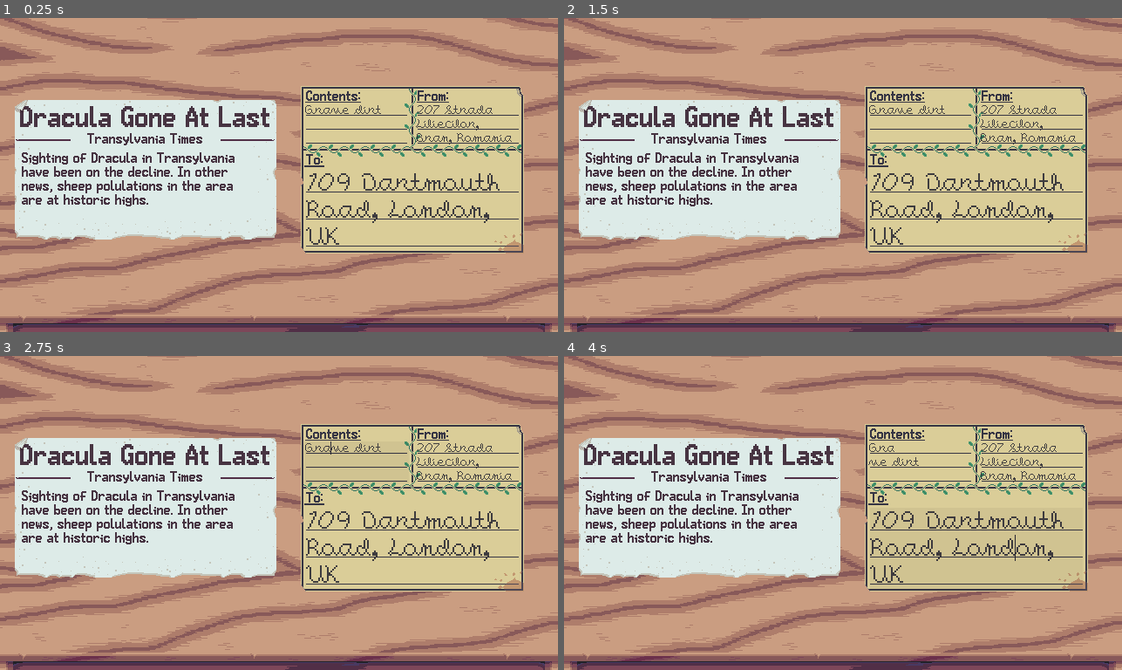
Above: before the commit, frames 1-4 (two rows, left to right).
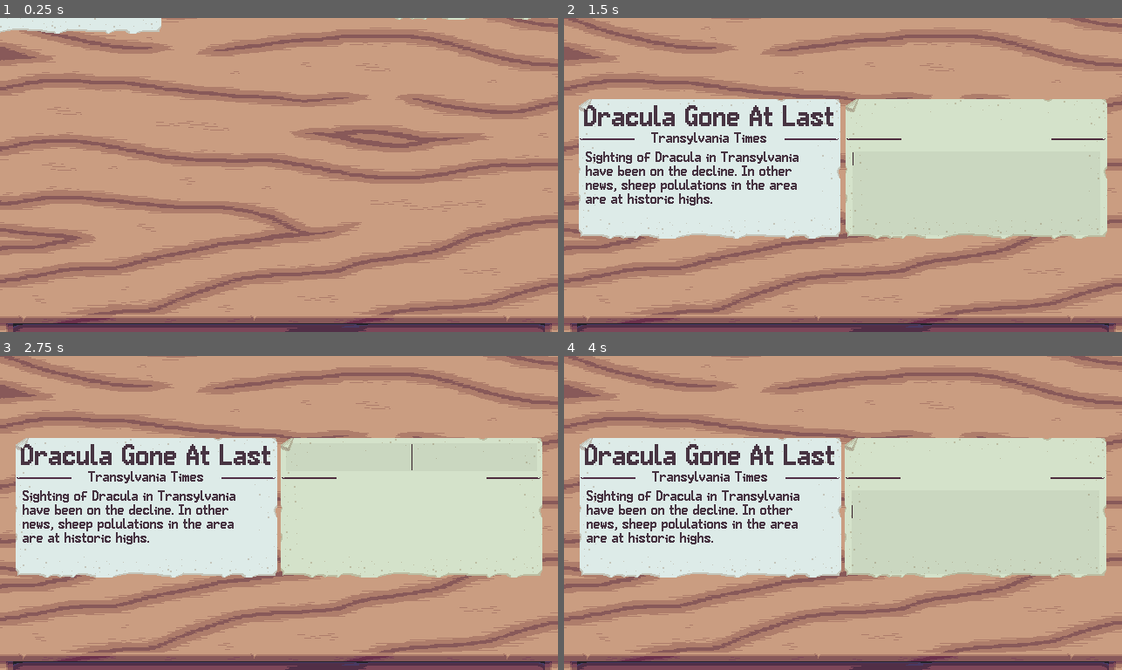
Above: after the commit, the same moments.

Repository: AverageStardust/the-count-is-down
Game: Godot game, scene res://desk.tscn
Two runs of this game, one before a commit and one after it. Both use one fixed random seed, a clock stepped at 60 frames per second and the inputs below. The engine's default icon, where the game draws it, is replaced by a stand-in: a white triangle on a blue panel in a dark square.
Inputs (mouse positions are in pixels of both pictures, inside the frame that each line leads up to):
- Up to frame 1 (0.25 s): no input
- Up to frame 2 (1.5 s): move the mouse to (965, 159) at 0.52 s; click (965, 159) at 0.67 s; move the mouse to (731, 190) at 1.27 s; click (731, 190) at 1.42 s
- Up to frame 3 (2.75 s): tap Enter at 2 s; move the mouse to (334, 443) at 2.02 s; click (334, 443) at 2.17 s
- Up to frame 4 (4 s): tap Space at 2.75 s; move the mouse to (815, 575) at 2.77 s; click (815, 575) at 2.92 s; tap Enter at 3.5 s; move the mouse to (1010, 560) at 3.52 s; click (1010, 560) at 3.67 s

The runs differ from the first frame. In frame 1, 43% of the frame differs, in the area x 0-96%, y 0-75%; in frame 2, 26%; in frame 3, 26%; in frame 4, 26%.

Commit message:
add document dragging

Diff:
--- a/desk.tscn
+++ b/desk.tscn
@@ -1,9 +1,8 @@
 [gd_scene format=3 uid="uid://wcev8pe0b7q7"]
 
 [ext_resource type="Texture2D" uid="uid://dodr3xm28uy2x" path="res://icon.svg" id="1_ep8l3"]
+[ext_resource type="Script" uid="uid://omd48a3o3ann" path="res://scripts/desk.gd" id="1_se7ci"]
 [ext_resource type="Texture2D" uid="uid://dfm7exiyw4iie" path="res://art/desk.png" id="1_t5y75"]
-[ext_resource type="PackedScene" uid="uid://dratlcpbp1wpr" path="res://documents/newspaperClipping.tscn" id="2_se7ci"]
-[ext_resource type="PackedScene" uid="uid://cwbkhbpigqh4k" path="res://documents/packageLabel.tscn" id="3_tm3w8"]
 
 [sub_resource type="StyleBoxTexture" id="StyleBoxTexture_u04nx"]
 texture = ExtResource("1_t5y75")
@@ -11,13 +10,14 @@
 [sub_resource type="StyleBoxTexture" id="StyleBoxTexture_n28y6"]
 texture = ExtResource("1_ep8l3")
 
-[node name="Control" type="Control" unique_id=1823686370]
+[node name="Desk" type="Control" unique_id=1823686370]
 layout_mode = 3
 anchor_right = 1.0
 anchor_bottom = 2.0
 offset_bottom = -20.0
 grow_horizontal = 2
 grow_vertical = 2
+script = ExtResource("1_se7ci")
 
 [node name="DeskTexture" type="Panel" parent="." unique_id=1892038893]
 layout_mode = 1
@@ -28,60 +28,51 @@
 grow_vertical = 2
 theme_override_styles/panel = SubResource("StyleBoxTexture_u04nx")
 
-[node name="Desk" type="VBoxContainer" parent="DeskTexture" unique_id=2007512904]
+[node name="Desk" type="VBoxContainer" parent="." unique_id=2007512904]
 layout_mode = 1
 anchors_preset = 15
 anchor_right = 1.0
 anchor_bottom = 1.0
-offset_left = -2.0
-offset_right = 2.0
 grow_horizontal = 2
 grow_vertical = 2
 
-[node name="DeskTop" type="HBoxContainer" parent="DeskTexture/Desk" unique_id=762890355]
+[node name="DeskTop" type="HBoxContainer" parent="Desk" unique_id=762890355]
 layout_mode = 2
 size_flags_vertical = 3
 theme_override_constants/separation = 0
 
-[node name="LeftSpacer" type="Control" parent="DeskTexture/Desk/DeskTop" unique_id=1158176064]
+[node name="LeftSpacer" type="Control" parent="Desk/DeskTop" unique_id=1158176064]
 custom_minimum_size = Vector2(16, 0)
 layout_mode = 2
 
-[node name="Original" type="CenterContainer" parent="DeskTexture/Desk/DeskTop" unique_id=2009244856]
+[node name="OriginalSlot" type="Control" parent="Desk/DeskTop" unique_id=842438349]
 layout_mode = 2
 size_flags_horizontal = 3
 offset_transform_enabled = true
 
-[node name="NewspaperClipping" parent="DeskTexture/Desk/DeskTop/Original" unique_id=1500786714 instance=ExtResource("2_se7ci")]
-layout_mode = 2
-editable = false
-
-[node name="Forgery" type="CenterContainer" parent="DeskTexture/Desk/DeskTop" unique_id=681378643]
+[node name="ForgerySlot" type="Control" parent="Desk/DeskTop" unique_id=618699592]
 layout_mode = 2
 size_flags_horizontal = 3
 offset_transform_enabled = true
 
-[node name="PackageLabel" parent="DeskTexture/Desk/DeskTop/Forgery" unique_id=1796424041 instance=ExtResource("3_tm3w8")]
-layout_mode = 2
-
-[node name="RightSpacer" type="Control" parent="DeskTexture/Desk/DeskTop" unique_id=326131261]
+[node name="RightSpacer" type="Control" parent="Desk/DeskTop" unique_id=326131261]
 custom_minimum_size = Vector2(16, 0)
 layout_mode = 2
 
-[node name="DeskDrawer" type="HBoxContainer" parent="DeskTexture/Desk" unique_id=430679558]
+[node name="DeskDrawer" type="HBoxContainer" parent="Desk" unique_id=430679558]
 layout_mode = 2
 size_flags_vertical = 3
 theme_override_constants/separation = 0
 
-[node name="LeftSpacer" type="Control" parent="DeskTexture/Desk/DeskDrawer" unique_id=181018869]
+[node name="LeftSpacer" type="Control" parent="Desk/DeskDrawer" unique_id=181018869]
 custom_minimum_size = Vector2(16, 0)
 layout_mode = 2
 
-[node name="Letters" type="Control" parent="DeskTexture/Desk/DeskDrawer" unique_id=749791115]
+[node name="Letters" type="Control" parent="Desk/DeskDrawer" unique_id=749791115]
 layout_mode = 2
 size_flags_horizontal = 3
 
-[node name="Panel" type="Panel" parent="DeskTexture/Desk/DeskDrawer/Letters" unique_id=2103285689]
+[node name="Panel" type="Panel" parent="Desk/DeskDrawer/Letters" unique_id=2103285689]
 custom_minimum_size = Vector2(256, 192)
 layout_mode = 0
 offset_left = 15.0
@@ -90,7 +81,7 @@
 offset_bottom = 265.0
 theme_override_styles/panel = SubResource("StyleBoxTexture_n28y6")
 
-[node name="Panel2" type="Panel" parent="DeskTexture/Desk/DeskDrawer/Letters" unique_id=1719849512]
+[node name="Panel2" type="Panel" parent="Desk/DeskDrawer/Letters" unique_id=1719849512]
 custom_minimum_size = Vector2(256, 192)
 layout_mode = 0
 offset_left = 298.0
@@ -99,7 +90,7 @@
 offset_bottom = 235.0
 theme_override_styles/panel = SubResource("StyleBoxTexture_n28y6")
 
-[node name="Panel3" type="Panel" parent="DeskTexture/Desk/DeskDrawer/Letters" unique_id=14409851]
+[node name="Panel3" type="Panel" parent="Desk/DeskDrawer/Letters" unique_id=14409851]
 custom_minimum_size = Vector2(256, 192)
 layout_mode = 0
 offset_left = 312.0
@@ -108,7 +99,7 @@
 offset_bottom = 263.0
 theme_override_styles/panel = SubResource("StyleBoxTexture_n28y6")
 
-[node name="Panel4" type="Panel" parent="DeskTexture/Desk/DeskDrawer/Letters" unique_id=1969048903]
+[node name="Panel4" type="Panel" parent="Desk/DeskDrawer/Letters" unique_id=1969048903]
 custom_minimum_size = Vector2(256, 192)
 layout_mode = 0
 offset_left = 312.0
@@ -117,6 +108,6 @@
 offset_bottom = 286.0
 theme_override_styles/panel = SubResource("StyleBoxTexture_n28y6")
 
-[node name="RightSpacer" type="Control" parent="DeskTexture/Desk/DeskDrawer" unique_id=696296939]
+[node name="RightSpacer" type="Control" parent="Desk/DeskDrawer" unique_id=696296939]
 custom_minimum_size = Vector2(16, 0)
 layout_mode = 2
--- a/documents/newspaperClipping.tscn
+++ b/documents/newspaperClipping.tscn
@@ -25,9 +25,15 @@
 offset_top = 6.0
 offset_right = 294.0
 offset_bottom = 38.0
+mouse_filter = 1
 theme_override_font_sizes/font_size = 30
-text = "Title"
 alignment = 1
+context_menu_enabled = false
+emoji_menu_enabled = false
+shortcut_keys_enabled = false
+middle_mouse_paste_enabled = false
+selecting_enabled = false
+drag_and_drop_selection_enabled = false
 
 [node name="Publisher" type="LineEdit" parent="." unique_id=398996871]
 layout_mode = 0
@@ -35,8 +41,14 @@
 offset_top = 38.0
 offset_right = 230.0
 offset_bottom = 54.0
-text = "Publisher"
+mouse_filter = 1
 alignment = 1
+context_menu_enabled = false
+emoji_menu_enabled = false
+shortcut_keys_enabled = false
+middle_mouse_paste_enabled = false
+selecting_enabled = false
+drag_and_drop_selection_enabled = false
 
 [node name="Body" type="TextEdit" parent="." unique_id=973700025]
 layout_mode = 0
@@ -44,7 +56,14 @@
 offset_top = 60.0
 offset_right = 292.0
 offset_bottom = 156.0
-text = "Body"
+mouse_filter = 1
+context_menu_enabled = false
+emoji_menu_enabled = false
+shortcut_keys_enabled = false
+selecting_enabled = false
+drag_and_drop_selection_enabled = false
+middle_mouse_paste_enabled = false
+empty_selection_clipboard_enabled = false
 wrap_mode = 1
 autowrap_mode = 2
 
--- a/documents/packageLabel.tscn
+++ b/documents/packageLabel.tscn
@@ -21,7 +21,14 @@
 offset_top = 20.0
 offset_right = 124.0
 offset_bottom = 68.0
-text = "Grave Dirt"
+mouse_filter = 1
+context_menu_enabled = false
+emoji_menu_enabled = false
+shortcut_keys_enabled = false
+selecting_enabled = false
+drag_and_drop_selection_enabled = false
+middle_mouse_paste_enabled = false
+empty_selection_clipboard_enabled = false
 wrap_mode = 1
 autowrap_mode = 2
 
@@ -31,7 +38,14 @@
 offset_top = 20.0
 offset_right = 252.0
 offset_bottom = 68.0
-text = "From"
+mouse_filter = 1
+context_menu_enabled = false
+emoji_menu_enabled = false
+shortcut_keys_enabled = false
+selecting_enabled = false
+drag_and_drop_selection_enabled = false
+middle_mouse_paste_enabled = false
+empty_selection_clipboard_enabled = false
 wrap_mode = 1
 autowrap_mode = 2
 
@@ -41,7 +55,15 @@
 offset_top = 96.0
 offset_right = 250.0
 offset_bottom = 190.0
+offset_transform_enabled = true
+mouse_filter = 1
 theme_override_font_sizes/font_size = 30
-text = "To"
+context_menu_enabled = false
+emoji_menu_enabled = false
+shortcut_keys_enabled = false
+selecting_enabled = false
+drag_and_drop_selection_enabled = false
+middle_mouse_paste_enabled = false
+empty_selection_clipboard_enabled = false
 wrap_mode = 1
 autowrap_mode = 2
--- /dev/null
+++ b/scripts/desk.gd
@@ -0,0 +1,56 @@
+extends Control
+
+var NEWSPAPER_CLIPPING = preload("res://documents/newspaperClipping.tscn")
+
+@onready var originalSlot: Control = $Desk/DeskTop/OriginalSlot
+@onready var forgerySlot: Control = $Desk/DeskTop/ForgerySlot
+
+var originalDocument: Document
+var forgeryDocument: Document
+
+enum State {
+	READING_LETTERS,
+	FORGING_DOCUMENTS,
+	RECEIVING_CRITICISM,
+	REACHED_ENDING
+}
+
+var state: State = State.READING_LETTERS
+
+func _ready() -> void:
+	pass
+
+func _process(delta: float) -> void:
+	match(state):
+		State.READING_LETTERS:
+			transition_to_forging()
+
+		State.FORGING_DOCUMENTS:
+			pass
+
+		State.RECEIVING_CRITICISM:
+			pass
+
+		State.REACHED_ENDING:
+			pass
+
+func transition_to_forging():
+	originalDocument = NEWSPAPER_CLIPPING.instantiate()
+	forgeryDocument = NEWSPAPER_CLIPPING.instantiate()
+
+	originalDocument.editable = false
+	forgeryDocument.editable = true
+
+	originalSlot.add_child(originalDocument)
+	forgerySlot.add_child(forgeryDocument)
+
+	originalDocument.write_content()
+
+	state = State.FORGING_DOCUMENTS
+
+	await forgeryDocument.discarded
+
+	originalDocument.discard()
+	await originalDocument.discarded
+
+	transition_to_forging()
--- a/scripts/document.gd
+++ b/scripts/document.gd
@@ -1,5 +1,60 @@
 extends Panel
 class_name Document
+
+signal discarded
+
+@export var editable = true: set = set_editable
+
+var velocity: Vector2
+var origin_position: Vector2
+var entering = true
+
+func _ready() -> void:
+	set_editable(editable)
+
+	position = (get_parent().size - size) / 2
+	origin_position = position
+
+	position += Vector2.from_angle(randf_range(-PI * 0.25, -PI * 0.75)) * 500
+
+func _process(delta: float) -> void:
+	var dist = position.distance_to(origin_position)
+
+	if entering:
+		move_to_center(delta)
+
+		if dist < 40:
+			entering = false
+	else:
+		position += velocity * delta
+
+		if dist < 80:
+			move_to_center(delta)
+		elif dist < 800:
+			move_to_edge(delta)
+		else:
+			queue_free()
+			discarded.emit()
+
+func move_to_center(delta: float):
+	position = position \
+		.lerp(origin_position, delta * 2.5) \
+		.move_toward(origin_position, delta * 25)
+
+func move_to_edge(delta: float):
+	position = position.lerp(position * 2 - origin_position, delta * 2.5)
+
+func _gui_input(event):
+	if editable && event is InputEventMouseMotion:
+		if event.button_mask & 1:
+			position += event.relative
+			accept_event()
+
+func discard():
+	velocity = Vector2.from_angle(randf_range(-PI * 0.25, -PI * 0.75)) * 600
+
+func write_content() -> void:
+	pass # abstract
 
 func get_fields() -> Array[DocumentField]:
 	return [] # abstract
--- a/scripts/newspaperClipping.gd
+++ b/scripts/newspaperClipping.gd
@@ -5,14 +5,10 @@
 @onready var publisher: LineEdit = $Publisher
 @onready var body: TextEdit = $Body
 
-@export var editable = true: set = set_editable
-
-func _ready() -> void:
+func write_content():
 	title.text = Writer.random_content(DocumentField.FieldType.NEWSPAPER_TITLE)
 	publisher.text = Writer.random_content(DocumentField.FieldType.NEWSPAPER_PUBLISHER)
 	body.text = Writer.random_content(DocumentField.FieldType.NEWSPAPER_BODY)
-
-	set_editable(editable)
 
 func get_fields() -> Array[DocumentField]:
 	return [
@@ -20,9 +16,11 @@
 		DocumentField.new(publisher.text, DocumentField.FieldType.NEWSPAPER_PUBLISHER),
 		DocumentField.new(body.text, DocumentField.FieldType.NEWSPAPER_BODY)]
 
-func set_editable(editable: bool) -> void:
+func set_editable(_editable: bool) -> void:
 	if not is_node_ready():
 		await ready
+
+	editable = _editable
 
 	if editable:
 		modulate = Color(0.96, 0.96, 0.87)
@@ -30,14 +28,11 @@
 		modulate = Color.WHITE
 
 	title.editable = editable
-	title.selecting_enabled = editable
 	title.focus_mode = FOCUS_ALL if editable else FOCUS_NONE
 
 	publisher.editable = editable
-	publisher.selecting_enabled = editable
 	publisher.focus_mode = FOCUS_ALL if editable else FOCUS_NONE
 
 	body.editable = editable
-	body.selecting_enabled = editable
 	body.focus_mode = FOCUS_ALL if editable else FOCUS_NONE
 	body.mouse_behavior_recursive = MOUSE_BEHAVIOR_INHERITED if editable else MOUSE_BEHAVIOR_DISABLED
--- a/scripts/packageLabel.gd
+++ b/scripts/packageLabel.gd
@@ -5,14 +5,10 @@
 @onready var from: TextEdit = $From
 @onready var to: TextEdit = $To
 
-@export var editable = true: set = set_editable
-
-func _ready() -> void:
+func write_content():
 	contents.text = Writer.random_content(DocumentField.FieldType.PACKAGE_CONTENTS)
 	from.text = Writer.random_content(DocumentField.FieldType.TRANSYLVANIA_ADDRESS)
 	to.text = Writer.random_content(DocumentField.FieldType.ENGLAND_ADDRESS)
-
-	set_editable(editable)
 
 func get_fields() -> Array[DocumentField]:
 	return [
@@ -20,9 +16,11 @@
 		DocumentField.new(from.text, DocumentField.FieldType.TRANSYLVANIA_ADDRESS),
 		DocumentField.new(to.text, DocumentField.FieldType.ENGLAND_ADDRESS)]
 
-func set_editable(editable: bool) -> void:
+func set_editable(_editable: bool) -> void:
 	if not is_node_ready():
 		await ready
+
+	editable = _editable
 
 	if editable:
 		modulate = Color(0.96, 0.96, 0.87)
@@ -30,16 +28,13 @@
 		modulate = Color.WHITE
 
 	contents.editable = editable
-	contents.selecting_enabled = editable
 	contents.focus_mode = FOCUS_ALL if editable else FOCUS_NONE
 	contents.mouse_behavior_recursive = MOUSE_BEHAVIOR_INHERITED if editable else MOUSE_BEHAVIOR_DISABLED
 
 	from.editable = editable
-	from.selecting_enabled = editable
 	from.focus_mode = FOCUS_ALL if editable else FOCUS_NONE
 	from.mouse_behavior_recursive = MOUSE_BEHAVIOR_INHERITED if editable else MOUSE_BEHAVIOR_DISABLED
 
 	to.editable = editable
-	to.selecting_enabled = editable
 	to.focus_mode = FOCUS_ALL if editable else FOCUS_NONE
 	to.mouse_behavior_recursive = MOUSE_BEHAVIOR_INHERITED if editable else MOUSE_BEHAVIOR_DISABLED
Not shown, added: scripts/desk.gd.uid
